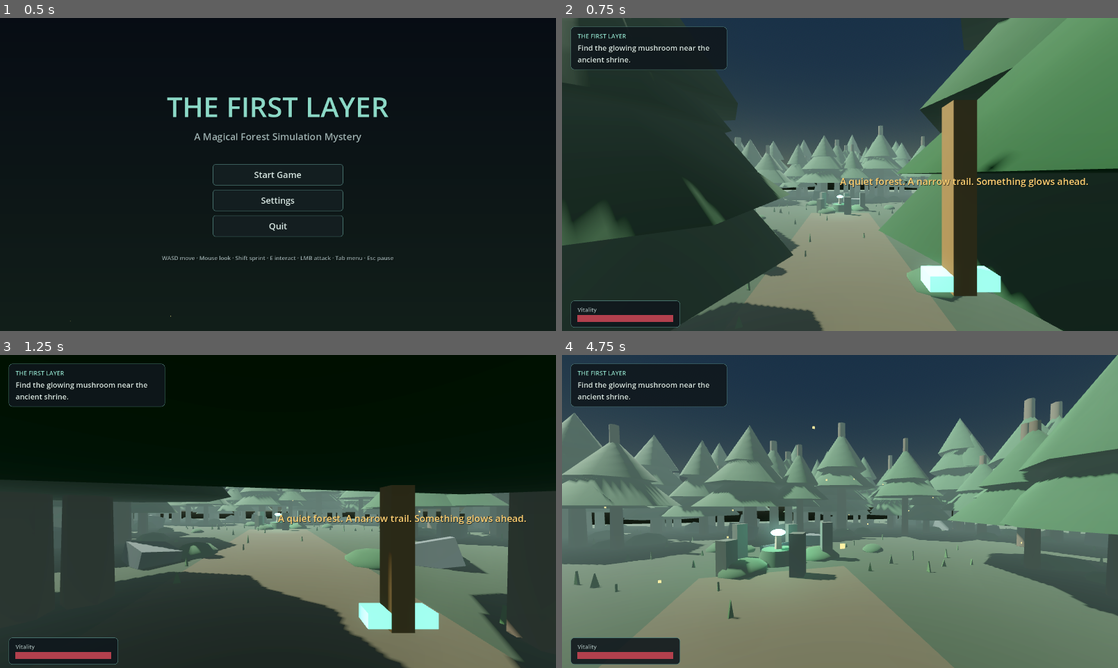
Above: before the commit, frames 1-4 (two rows, left to right).
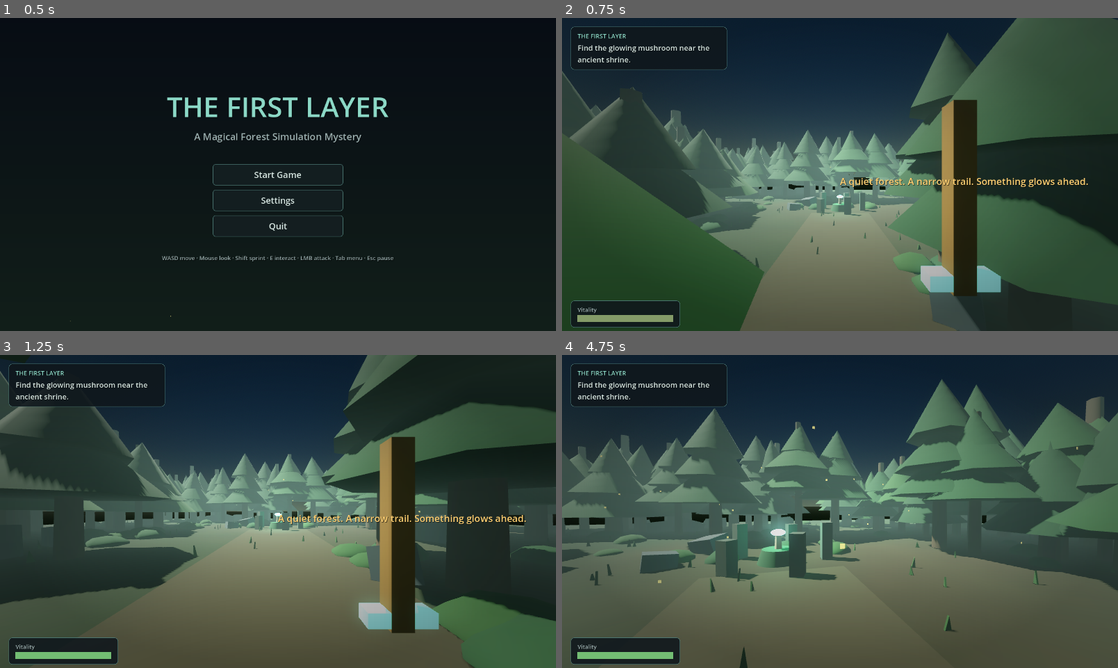
Above: after the commit, the same moments.

Repository: CBaileyDev/Life-Theory
Game: Godot game, scene res://scenes/MainMenu.tscn
The game is run twice, just before and just after one commit, with the same random seed, the same clock (stepped at 60 frames per second) and the same inputs.
Inputs (mouse positions are in pixels of both pictures, inside the frame that each line leads up to):
- Up to frame 1 (0.5 s): no input
- Up to frame 2 (0.75 s): click "Start Game" at 0.5 s
- Up to frame 3 (1.25 s): no input
- Up to frame 4 (4.75 s): tap Enter (ui_accept) at 1.25, 1.55, 2.1, 3.05, 4.55 s; move the mouse to (867, 511) at 1.27 s; hold E (interact) 1.28-2.03 s; hold W (move_forward) from 1.28 s (still down); click (867, 511) at 1.42 s; tap Space (jump) at 1.52, 2.27, 3.77, 4.52 s; move the mouse to (812, 511) at 2.02 s; click (812, 511) at 2.17 s; tap E (interact) at 2.3, 3.8 s; move the mouse to (851, 505) at 2.77 s; press the mouse at (851, 505) at 2.78 s; move the mouse to (834, 517) at 3.52 s; release the mouse at (834, 517) at 3.53 s; tap C (camera_toggle) at 3.6 s; click (834, 517) at 3.67 s; move the mouse to (878, 514) at 4.27 s; hold Right mouse button (cast) from 4.28 s (still down); click (878, 514) at 4.42 s

Frame 1 is identical in both runs. In frame 2, 51% of the frame differs, in the area x 0-100%, y 0-100%; in frame 3, 68%; in frame 4, 64%.

Commit message:
Polish graphics and feel: wind foliage, ground shader, volumetrics, vignette, shake, typewriter
Graphics:
- foliage_wind.gdshader: per-instance wind sway on tree canopies, bushes, grass
- ground.gdshader: procedural moss/dirt fBm forest floor (replaces flat plane)
- Per-tree/foliage colour variation via material variants
- Environment colour grade (contrast/saturation), bloom tuning, exposure
- Volumetric fog light shafts gated to the High preset
- Sky + fog + saturation shift further during the transformation

Feel:
- Camera shake scaled by damage taken (new GameState.player_damaged signal)
- Cinematic radial vignette overlay
- Smooth, colour-shifting (green->red) health bar
- Typewriter dialogue reveal with click-to-complete

Validated headlessly on Godot 4.3: clean import + scene runs, and a smoke test
of the transformation, typewriter dialogue, and damage/shake/health paths.

Diff:
--- a/scripts/autoload/GameState.gd
+++ b/scripts/autoload/GameState.gd
@@ -32,6 +32,7 @@
 signal quest_step_changed(step: int, text: String)
 signal fragments_changed(collected: int, total: int)
 signal health_changed(health: float, max_health: float)
+signal player_damaged(amount: float)
 signal player_died
 signal dialogue_requested(speaker: String, lines: Array)
 signal upgrade_menu_requested
@@ -147,6 +148,7 @@
 		return
 	health = maxf(health - amount, 0.0)
 	health_changed.emit(health, max_health)
+	player_damaged.emit(amount)
 	AudioManager.play("player_hurt")
 	if health <= 0.0:
 		player_died.emit()
--- a/scripts/player/Player.gd
+++ b/scripts/player/Player.gd
@@ -19,6 +19,8 @@
 
 var _yaw := 0.0
 var _pitch := 0.0
+var _trauma := 0.0
+const _HEAD_BASE := Vector3(0, 1.65, 0)
 var _gravity: float = ProjectSettings.get_setting("physics/3d/default_gravity", 9.8)
 var _attack_timer := 0.0
 var _cast_timer := 0.0
@@ -48,6 +50,7 @@
 	SettingsManager.camera_mode_changed.connect(_apply_camera_mode)
 	SettingsManager.fov_changed.connect(_apply_fov)
 	GameState.player_died.connect(_on_died)
+	GameState.player_damaged.connect(_on_damaged)
 	Input.mouse_mode = Input.MOUSE_MODE_CAPTURED
 	_hud = _first_in_group("hud")
 
@@ -140,6 +143,21 @@
 		fp_camera.fov = fov
 	if tp_camera:
 		tp_camera.fov = fov
+
+# --------------------------------------------------------------- camera shake
+func _on_damaged(amount: float) -> void:
+	_trauma = minf(_trauma + clampf(amount / 30.0, 0.2, 0.7), 1.0)
+
+func _process(delta: float) -> void:
+	if not head:
+		return
+	if _trauma > 0.0:
+		_trauma = maxf(_trauma - delta * 1.6, 0.0)
+		var amt := _trauma * _trauma
+		head.position = _HEAD_BASE + Vector3(
+			randf_range(-1.0, 1.0), randf_range(-1.0, 1.0), 0.0) * 0.14 * amt
+	elif head.position != _HEAD_BASE:
+		head.position = _HEAD_BASE
 
 # ------------------------------------------------------------------- input
 func _unhandled_input(event: InputEvent) -> void:
--- a/scripts/ui/DialogueBox.gd
+++ b/scripts/ui/DialogueBox.gd
@@ -11,6 +11,7 @@
 var _lines: Array = []
 var _index := 0
 var _open := false
+var _type_tween: Tween
 
 func _ready() -> void:
 	add_to_group("dialogue")
@@ -50,17 +51,30 @@
 	_open = true
 	_speaker_label.text = speaker
 	_speaker_label.visible = speaker != ""
-	_text_label.text = str(_lines[0])
 	_panel.visible = true
+	_show_line(str(_lines[0]))
 	AudioManager.play("magic_hum", -10.0)
+
+func _show_line(text: String) -> void:
+	# Typewriter reveal via Label.visible_ratio.
+	_text_label.text = text
+	if _type_tween and _type_tween.is_valid():
+		_type_tween.kill()
+	_text_label.visible_ratio = 0.0
+	var dur := clampf(text.length() * 0.022, 0.2, 2.0)
+	_type_tween = create_tween()
+	_type_tween.tween_property(_text_label, "visible_ratio", 1.0, dur)
+
+func _typing() -> bool:
+	return _type_tween != null and _type_tween.is_valid() and _text_label.visible_ratio < 1.0
 
 func _advance() -> void:
 	_index += 1
 	if _index >= _lines.size():
 		_close()
 	else:
-		_text_label.text = str(_lines[_index])
 		AudioManager.play("ui_click", -8.0)
+		_show_line(str(_lines[_index]))
 
 func _close() -> void:
 	_open = false
@@ -71,5 +85,10 @@
 		return
 	if event.is_action_pressed("interact") or event.is_action_pressed("ui_accept") \
 			or event.is_action_pressed("attack"):
-		_advance()
+		# First press finishes the typewriter; next press advances.
+		if _typing():
+			_type_tween.kill()
+			_text_label.visible_ratio = 1.0
+		else:
+			_advance()
 		get_viewport().set_input_as_handled()
--- a/scripts/ui/HUD.gd
+++ b/scripts/ui/HUD.gd
@@ -13,6 +13,7 @@
 var _toast_label: Label
 var _damage_vignette: ColorRect
 var _toast_tween: Tween
+var _health_tween: Tween
 
 func _ready() -> void:
 	add_to_group("hud")
@@ -28,6 +29,23 @@
 	root.set_anchors_preset(Control.PRESET_FULL_RECT)
 	root.mouse_filter = Control.MOUSE_FILTER_IGNORE
 	add_child(root)
+
+	# Cinematic vignette (always-on, darkens the frame edges).
+	var vg := GradientTexture2D.new()
+	var vgrad := Gradient.new()
+	vgrad.set_color(0, Color(0, 0, 0, 0))
+	vgrad.set_color(1, Color(0, 0, 0, 0.42))
+	vg.gradient = vgrad
+	vg.fill = GradientTexture2D.FILL_RADIAL
+	vg.fill_from = Vector2(0.5, 0.5)
+	vg.fill_to = Vector2(1.0, 0.5)
+	var vignette := TextureRect.new()
+	vignette.texture = vg
+	vignette.set_anchors_preset(Control.PRESET_FULL_RECT)
+	vignette.expand_mode = TextureRect.EXPAND_IGNORE_SIZE
+	vignette.stretch_mode = TextureRect.STRETCH_SCALE
+	vignette.mouse_filter = Control.MOUSE_FILTER_IGNORE
+	root.add_child(vignette)
 
 	# Damage vignette (hidden until hurt).
 	_damage_vignette = ColorRect.new()
@@ -122,7 +140,13 @@
 
 func _on_health_changed(health: float, max_health: float) -> void:
 	var frac := clampf(health / maxf(max_health, 1.0), 0.0, 1.0)
-	_health_fill.size.x = 220.0 * frac
+	# Smoothly animate the bar width and shift colour green -> red as it drops.
+	if _health_tween and _health_tween.is_valid():
+		_health_tween.kill()
+	_health_tween = create_tween().set_parallel(true)
+	_health_tween.tween_property(_health_fill, "size:x", 220.0 * frac, 0.25)
+	var col := Color(0.78, 0.22, 0.26).lerp(Color(0.45, 0.74, 0.45), frac)
+	_health_tween.tween_property(_health_fill, "color", col, 0.25)
 	# Brief red pulse when taking damage.
 	if frac < 1.0:
 		_damage_vignette.color.a = (1.0 - frac) * 0.35
--- a/scripts/util/MeshFactory.gd
+++ b/scripts/util/MeshFactory.gd
@@ -8,6 +8,42 @@
 ## therefore identical on macOS and Windows.
 
 # ---------------------------------------------------------------- materials
+static var _foliage_shader: Shader = null
+static var _ground_shader: Shader = null
+
+static func _foliage() -> Shader:
+	if _foliage_shader == null:
+		_foliage_shader = load("res://shaders/foliage_wind.gdshader")
+	return _foliage_shader
+
+static func _ground() -> Shader:
+	if _ground_shader == null:
+		_ground_shader = load("res://shaders/ground.gdshader")
+	return _ground_shader
+
+## Wind-swaying foliage material. Falls back to a plain material if the shader
+## is unavailable, so the world always renders.
+static func mat_foliage(color: Color, strength := 0.15, rough := 0.92) -> Material:
+	var sh := _foliage()
+	if sh == null:
+		return mat_standard(color, rough)
+	var m := ShaderMaterial.new()
+	m.shader = sh
+	m.set_shader_parameter("albedo", Vector3(color.r, color.g, color.b))
+	m.set_shader_parameter("roughness", rough)
+	m.set_shader_parameter("sway_strength", strength)
+	return m
+
+static func mat_ground(moss: Color, dirt: Color) -> Material:
+	var sh := _ground()
+	if sh == null:
+		return mat_standard(moss, 1.0)
+	var m := ShaderMaterial.new()
+	m.shader = sh
+	m.set_shader_parameter("moss", Vector3(moss.r, moss.g, moss.b))
+	m.set_shader_parameter("dirt", Vector3(dirt.r, dirt.g, dirt.b))
+	return m
+
 static func mat_standard(color: Color, rough := 0.9, metal := 0.0) -> StandardMaterial3D:
 	var m := StandardMaterial3D.new()
 	m.albedo_color = color
--- a/scripts/world/Forest.gd
+++ b/scripts/world/Forest.gd
@@ -69,9 +69,22 @@
 	_env.fog_light_color = Color(0.45, 0.55, 0.52)
 	_env.fog_density = 0.018
 	_env.tonemap_mode = Environment.TONE_MAPPER_FILMIC
+	_env.tonemap_exposure = 1.05
 	_env.glow_enabled = true
-	_env.glow_intensity = 0.5
-	_env.glow_bloom = 0.1
+	_env.glow_intensity = 0.6
+	_env.glow_strength = 1.1
+	_env.glow_bloom = 0.15
+	_env.glow_hdr_threshold = 0.92
+	# Cinematic colour grade (cheap GPU adjustment).
+	_env.adjustment_enabled = true
+	_env.adjustment_brightness = 1.02
+	_env.adjustment_contrast = 1.06
+	_env.adjustment_saturation = 1.16
+	# Volumetric fog base config (enabled only on High in _apply_graphics).
+	_env.volumetric_fog_density = 0.018
+	_env.volumetric_fog_albedo = Color(0.55, 0.62, 0.60)
+	_env.volumetric_fog_emission = Color(0.0, 0.0, 0.0)
+	_env.volumetric_fog_gi_inject = 0.3
 	we.environment = _env
 	add_child(we)
 
@@ -266,7 +279,10 @@
 		t.tween_property(_sky_mat, "sky_top_color", Color(0.10, 0.06, 0.20), 1.5)
 		t.tween_property(_sky_mat, "sky_horizon_color", Color(0.24, 0.20, 0.42), 1.5)
 		t.tween_property(_sky_mat, "ground_horizon_color", Color(0.14, 0.12, 0.24), 1.5)
-	_env.glow_intensity = 0.9
+	_env.glow_intensity = 0.95
+	_env.adjustment_saturation = 1.28
+	_env.volumetric_fog_emission = Color(0.16, 0.10, 0.30)
+	_env.volumetric_fog_albedo = Color(0.45, 0.50, 0.66)
 	# Fireflies turn cool and multiply.
 	var ppm := _fireflies.process_material as ParticleProcessMaterial
 	if ppm:
@@ -324,16 +340,19 @@
 		_dir.shadow_enabled = false
 		_env.glow_enabled = false
 		_env.ssao_enabled = false
+		_env.volumetric_fog_enabled = false
 		vp.msaa_3d = Viewport.MSAA_DISABLED
 	elif quality == SettingsManager.Quality.HIGH:
 		_dir.shadow_enabled = true
 		_env.glow_enabled = true
 		_env.ssao_enabled = true
+		_env.volumetric_fog_enabled = true   # soft light shafts in the mist
 		vp.msaa_3d = Viewport.MSAA_4X
 	else:  # Medium (default)
 		_dir.shadow_enabled = true
 		_env.glow_enabled = true
 		_env.ssao_enabled = false
+		_env.volumetric_fog_enabled = false
 		vp.msaa_3d = Viewport.MSAA_2X
 	# Note: foliage/tree density is chosen at build time via _quality_density();
 	# changing quality mid-run updates lighting/AA immediately and full density
--- a/scripts/world/WorldBuilder.gd
+++ b/scripts/world/WorldBuilder.gd
@@ -33,19 +33,29 @@
 
 # Shared materials (created once).
 var _bark: StandardMaterial3D
-var _leaf: StandardMaterial3D
 var _rock: StandardMaterial3D
-var _bush: StandardMaterial3D
-var _grass: StandardMaterial3D
+var _ground_mat: Material
+var _leaf_variants: Array = []
+var _bush_variants: Array = []
+var _grass_variants: Array = []
 
 func _init(quality_density := 1.0) -> void:
 	density = quality_density
 	rng.seed = WORLD_SEED
 	_bark = MeshFactory.mat_standard(Color(0.27, 0.20, 0.15), 0.9)
-	_leaf = MeshFactory.mat_standard(Color(0.13, 0.27, 0.16), 0.95)
 	_rock = MeshFactory.mat_standard(Color(0.30, 0.33, 0.36), 0.85)
-	_bush = MeshFactory.mat_standard(Color(0.16, 0.30, 0.18), 0.95)
-	_grass = MeshFactory.mat_standard(Color(0.22, 0.38, 0.20), 0.95)
+	_ground_mat = MeshFactory.mat_ground(Color(0.13, 0.19, 0.10), Color(0.23, 0.18, 0.12))
+	# Several green variants give the canopy/foliage natural colour variation.
+	for c in [Color(0.12, 0.26, 0.15), Color(0.15, 0.30, 0.17),
+			Color(0.10, 0.22, 0.13), Color(0.17, 0.32, 0.16)]:
+		_leaf_variants.append(MeshFactory.mat_foliage(c, 0.16))
+	for c in [Color(0.14, 0.28, 0.16), Color(0.17, 0.31, 0.15)]:
+		_bush_variants.append(MeshFactory.mat_foliage(c, 0.12))
+	for c in [Color(0.20, 0.36, 0.18), Color(0.24, 0.40, 0.20), Color(0.18, 0.33, 0.16)]:
+		_grass_variants.append(MeshFactory.mat_foliage(c, 0.22))
+
+func _pick(arr: Array) -> Material:
+	return arr[rng.randi_range(0, arr.size() - 1)]
 
 func build(parent: Node3D) -> void:
 	_build_ground(parent)
@@ -66,7 +76,7 @@
 	pm.subdivide_width = 8
 	pm.subdivide_depth = 8
 	mi.mesh = pm
-	mi.material_override = MeshFactory.mat_standard(Color(0.12, 0.17, 0.11), 1.0)
+	mi.material_override = _ground_mat
 	parent.add_child(mi)
 
 	var body := StaticBody3D.new()
@@ -119,7 +129,7 @@
 		var p := _random_point()
 		if _in_clearing(p) or _on_path(p):
 			continue
-		var tree := MeshFactory.make_tree(rng, _bark, _leaf)
+		var tree := MeshFactory.make_tree(rng, _bark, _pick(_leaf_variants))
 		tree.position = p
 		parent.add_child(tree)
 		placed += 1
@@ -140,13 +150,13 @@
 		var p := _random_point()
 		if _on_path(p):
 			continue
-		var b := MeshFactory.make_bush(rng, _bush)
+		var b := MeshFactory.make_bush(rng, _pick(_bush_variants))
 		b.position = p
 		parent.add_child(b)
 	var tufts := int(220 * density)
 	for i in tufts:
 		var p := _random_point()
-		var g := MeshFactory.make_grass_tuft(rng, _grass)
+		var g := MeshFactory.make_grass_tuft(rng, _pick(_grass_variants))
 		g.position = p
 		parent.add_child(g)
 
--- /dev/null
+++ b/shaders/foliage_wind.gdshader
@@ -0,0 +1,24 @@
+shader_type spatial;
+// Gentle wind sway for foliage (tree canopies, bushes, grass). Each instance
+// sways on its own phase derived from its world position, with more movement
+// toward the top of the mesh so trunks/bases stay planted. Lighting is left to
+// Godot's default PBR. Cheap and macOS/Windows-portable.
+render_mode cull_disabled;
+
+uniform vec3 albedo : source_color = vec3(0.13, 0.27, 0.16);
+uniform float roughness = 0.92;
+uniform float sway_strength = 0.15;
+uniform float sway_speed = 1.1;
+
+void vertex() {
+	vec3 world_origin = MODEL_MATRIX[3].xyz;
+	float phase = world_origin.x * 0.6 + world_origin.z * 0.45 + TIME * sway_speed;
+	float h = clamp(VERTEX.y * 0.5 + 0.5, 0.0, 2.0);
+	VERTEX.x += sin(phase) * sway_strength * h;
+	VERTEX.z += cos(phase * 0.85) * sway_strength * h;
+}
+
+void fragment() {
+	ALBEDO = albedo;
+	ROUGHNESS = roughness;
+}
--- /dev/null
+++ b/shaders/ground.gdshader
@@ -0,0 +1,50 @@
+shader_type spatial;
+// Procedural forest floor: blends moss and dirt with value-noise fBm so the
+// large ground plane reads as varied terrain rather than a flat colour. Pure
+// procedural (no textures), portable across macOS/Windows.
+
+uniform vec3 moss : source_color = vec3(0.13, 0.20, 0.11);
+uniform vec3 dirt : source_color = vec3(0.22, 0.17, 0.11);
+uniform float detail_scale = 0.15;
+uniform float patch_scale = 0.04;
+
+varying vec3 world_pos;
+
+float hash(vec2 p) {
+	return fract(sin(dot(p, vec2(127.1, 311.7))) * 43758.5453);
+}
+
+float noise(vec2 p) {
+	vec2 i = floor(p);
+	vec2 f = fract(p);
+	float a = hash(i);
+	float b = hash(i + vec2(1.0, 0.0));
+	float c = hash(i + vec2(0.0, 1.0));
+	float d = hash(i + vec2(1.0, 1.0));
+	vec2 u = f * f * (3.0 - 2.0 * f);
+	return mix(mix(a, b, u.x), mix(c, d, u.x), u.y);
+}
+
+float fbm(vec2 p) {
+	float v = 0.0;
+	float a = 0.5;
+	for (int i = 0; i < 4; i++) {
+		v += a * noise(p);
+		p *= 2.0;
+		a *= 0.5;
+	}
+	return v;
+}
+
+void vertex() {
+	world_pos = (MODEL_MATRIX * vec4(VERTEX, 1.0)).xyz;
+}
+
+void fragment() {
+	float n = fbm(world_pos.xz * detail_scale);
+	float patch = fbm(world_pos.xz * patch_scale + vec2(10.0));
+	vec3 col = mix(moss, dirt, smoothstep(0.40, 0.65, patch));
+	col *= 0.72 + 0.55 * n;
+	ALBEDO = col;
+	ROUGHNESS = 1.0;
+}
Not shown, changed: README.md
